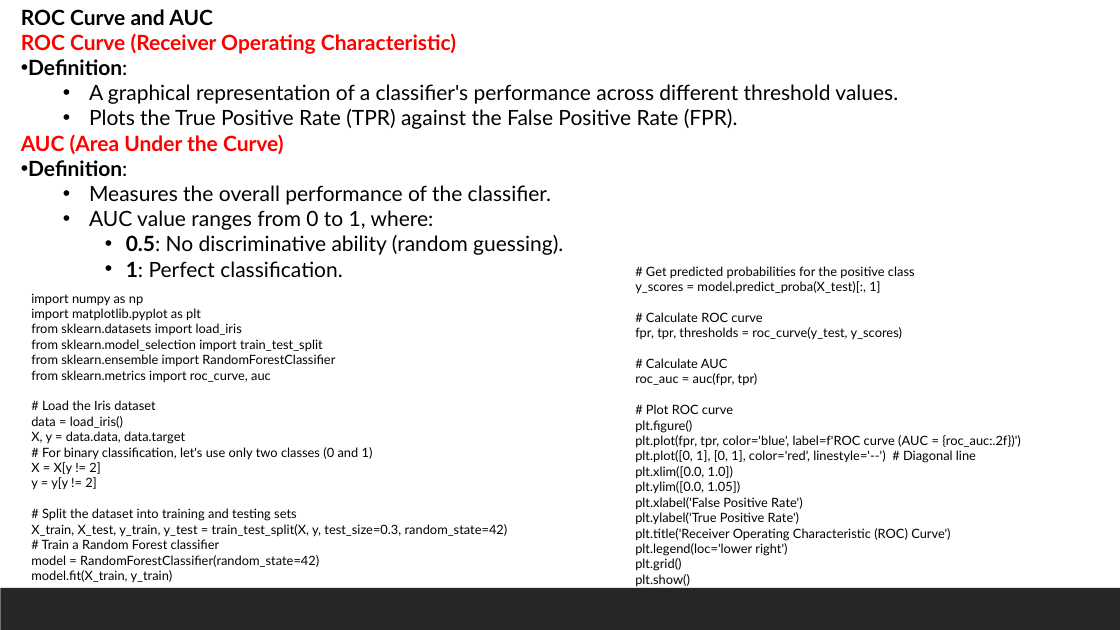
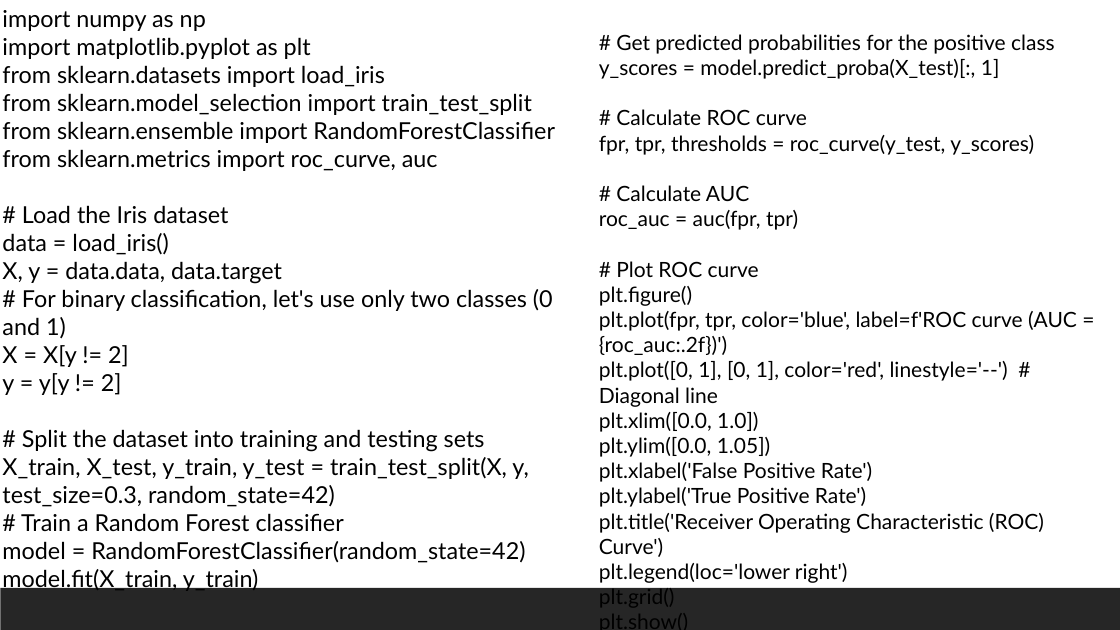
Before and after one commit to shahil04/ds_materials, a slide deck: slide 27 of 8.0_Machine Learning/ml_class/ml_class_notes/class_3_Logistic_regression_class.pptx (slide 21 before the commit). Drawn at 1120x630 pixels with LibreOffice and Linux fonts; fonts in the diff are those of the drawing. Boxes give left, top, right and bottom in pixels: in the first picture for what was removed or moved away, otherwise in the second. Text is boxed around its words. In the diff, an @@ line names an element or a change of style, - is before the commit and + after.

```diff
--- a/8.0_Machine Learning/ml_class/ml_class_notes/class_3_Logistic_regression_class.pptx
+++ b/8.0_Machine Learning/ml_class/ml_class_notes/class_3_Logistic_regression_class.pptx
@@ text "import numpy as np": place and size @@
-text "import numpy as np" at <box>31,293,508,583</box>
+text "import numpy as np" at <box>2,10,555,593</box>
@@ text "import numpy as np" at <box>2,10,555,593</box>: size 11 to 20 pt @@
@@ text removed at <box>21,9,898,277</box> @@
-ROC Curve and AUC
-ROC Curve (Receiver Operating Characteristic)
-• Definition:
-  • A graphical representation of a classifier's performance across different threshold values.
-  • Plots the True Positive Rate (TPR) against the False Positive Rate (FPR).
-AUC (Area Under the Curve)
-• Definition:
-  • Measures the overall performance of the classifier.
-  • AUC value ranges from 0 to 1, where:
-    • 0.5: No discriminative ability (random guessing).
-    • 1: Perfect classification.
@@ text "# Get predicted probabilities for ...": place and size @@
-text "# Get predicted probabilities for ..." at <box>635,266,1021,587</box>
+text "# Get predicted probabilities for ..." at <box>599,34,1077,630</box>
@@ text "# Get predicted probabilities for ..." at <box>599,34,1077,630</box>: size 11 to 18 pt @@
```
Also in this commit, not shown: 8 other slides changed, 11 slides added, 5 slides removed, 21 other files.
